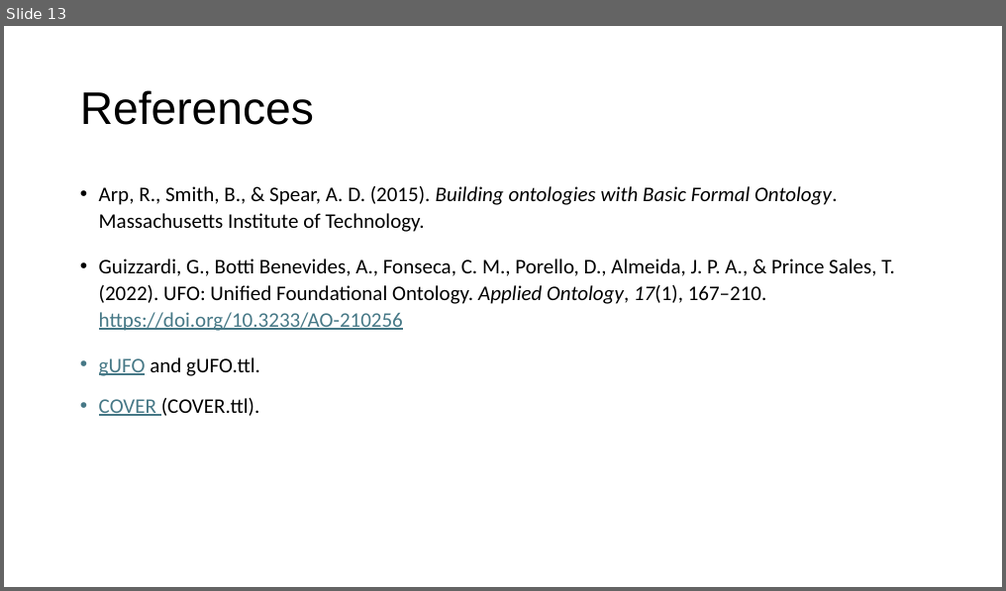
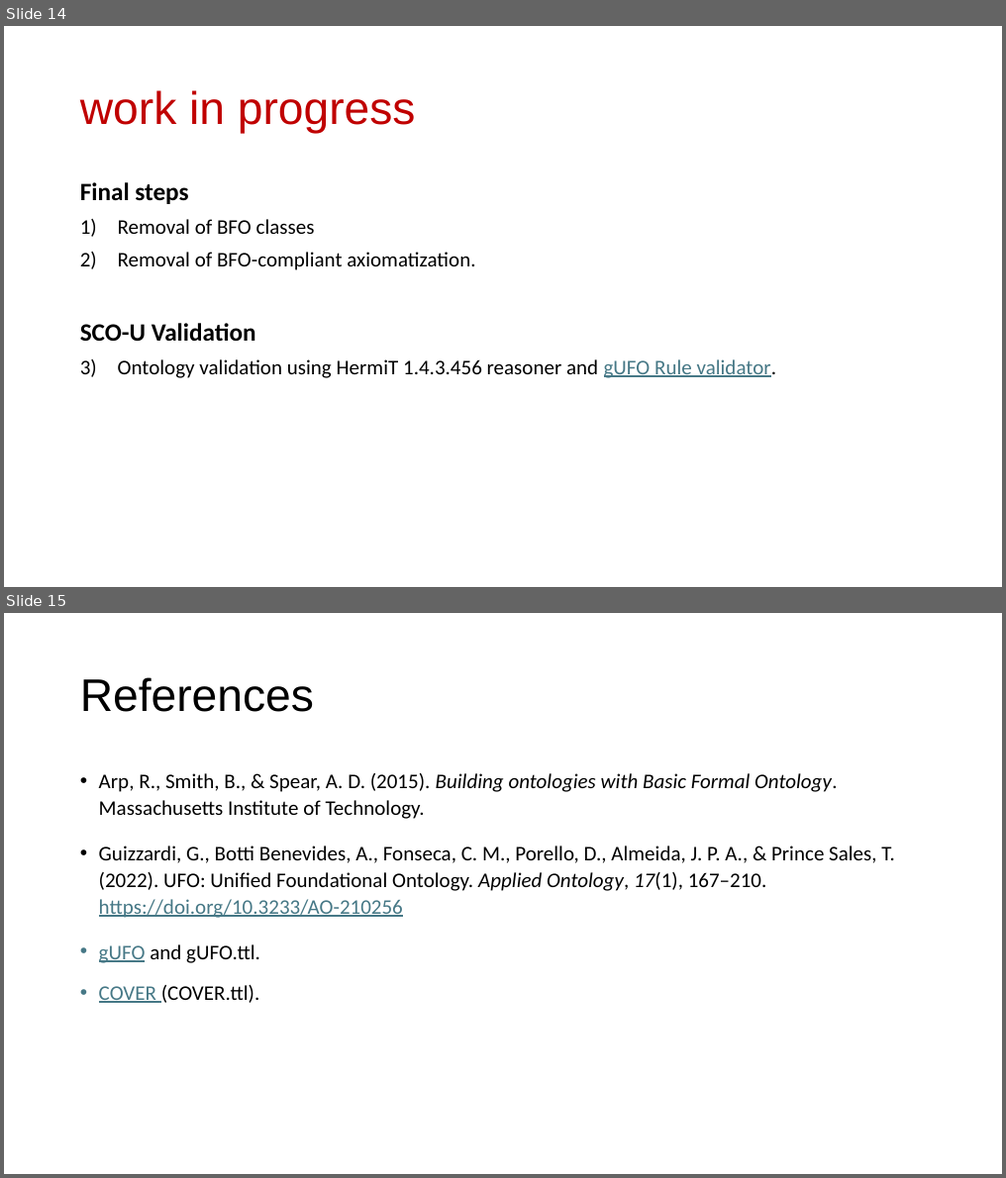
Before and after one commit to gioUbbiali/Sustainability-Core-Ontology, a slide deck: SCO/working materials/Slide deck - SCO-UFO aligment.pptx. Shown one above the other, each under a label of ours: slide 13 before the commit, slides 14 and 15 after it. The pictures are 1006x591 and 1006x1178 pixels, drawn with LibreOffice and Linux fonts; fonts in the diff are those of the drawing. Boxes give left, top, right and bottom in pixels: in the first picture for what was removed or moved away, otherwise in the second. Text is boxed around its words. In the diff, an @@ line names an element or a change of style, - is before the commit and + after.

```diff
--- a/SCO/working materials/Slide deck - SCO-UFO aligment.pptx
+++ b/SCO/working materials/Slide deck - SCO-UFO aligment.pptx
@@ slide 14 added at box(4, 26, 1002, 587), background #FFFFFF @@
@@ title added at box(80, 90, 416, 134), 44 pt, text #C00000 @@
+work in progress
@@ text added at box(80, 182, 777, 378), 20 pt, text #000000 @@
+Final steps
+1) Removal of BFO classes
+2) Removal of BFO-compliant axiomatization.
+SCO-U Validation
+1) Ontology validation using HermiT 1.4.3.456 reasoner and gUFO Rule validator.
@@ what was slide 13 is now slide 15 @@
```
Also in this commit, not shown: 9 slides changed, 1 other slide added, 2 other files.
